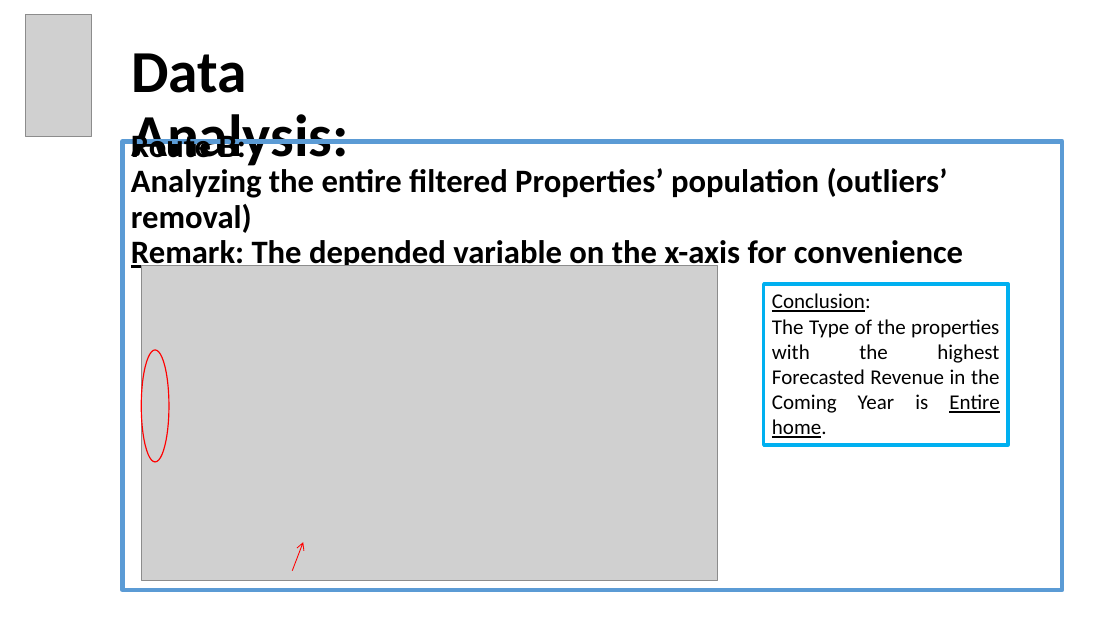
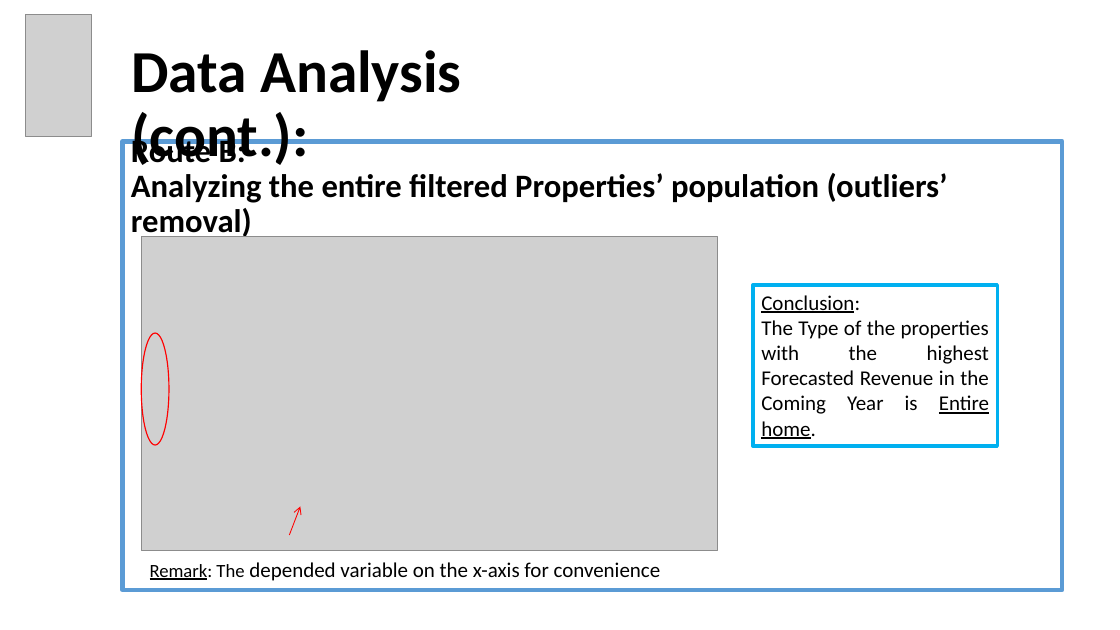
Before and after one commit to EyalVultz/Fianl-Project-Data-Analyst-Program-Hebrew-University-of-Jerusalem-Class-4-Group-2, a slide deck: slide 14 of Final Project Data Analyst Program Hebrew University of Jerusalem Class No. 4 Group 2.pptx. Drawn at 1120x630 pixels with LibreOffice and Linux fonts; fonts in the diff are those of the drawing; grey boxes stand for pictures. Boxes give left, top, right and bottom in pixels: in the first picture for what was removed or moved away, otherwise in the second. Text is boxed around its words. In the diff, an @@ line names an element or a change of style, - is before the commit and + after.

```diff
--- a/Final Project Data Analyst Program Hebrew University of Jerusalem Class No. 4 Group 2.pptx
+++ b/Final Project Data Analyst Program Hebrew University of Jerusalem Class No. 4 Group 2.pptx
@@ title at bbox=[131, 50, 462, 165]: text changed @@
-Data Analysis:
+Data Analysis (cont.):
@@ picture: place and size @@
-picture at bbox=[141, 266, 718, 581]
+picture at bbox=[141, 236, 718, 551]
@@ text at bbox=[131, 240, 963, 271]: paragraph removed @@
-Remark: The depended variable on the x-axis for convenience
@@ rectangle "Conclusion:": place and size @@
-rectangle "Conclusion:" at bbox=[764, 284, 1008, 445]
+rectangle "Conclusion:" at bbox=[754, 285, 998, 446]
@@ ellipse: place and size @@
-ellipse at bbox=[141, 350, 169, 462]
+ellipse at bbox=[141, 333, 169, 444]
@@ arrow moved from (292, 571) - (303, 542) to (289, 535) - (301, 507) @@
@@ text added at bbox=[150, 562, 661, 581], 18 pt, text #000000 @@
+Remark: The depended variable on the x-axis for convenience
```
Also in this commit, not shown: 11 other slides changed.
